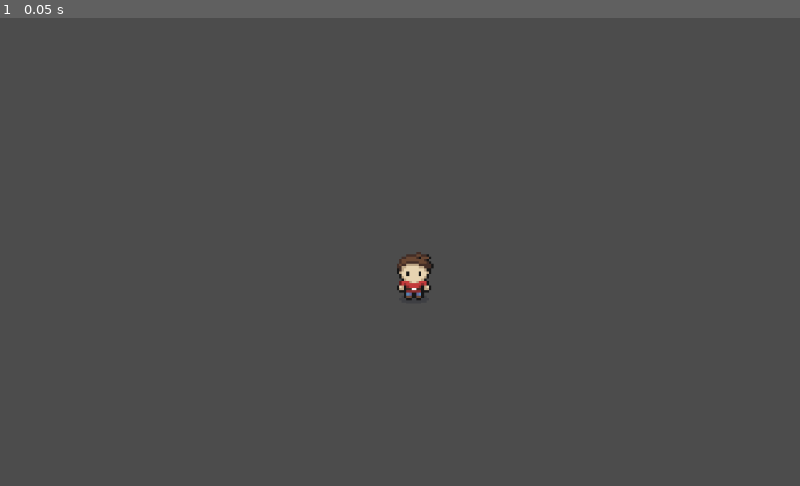
Above: before the commit, frame 1.
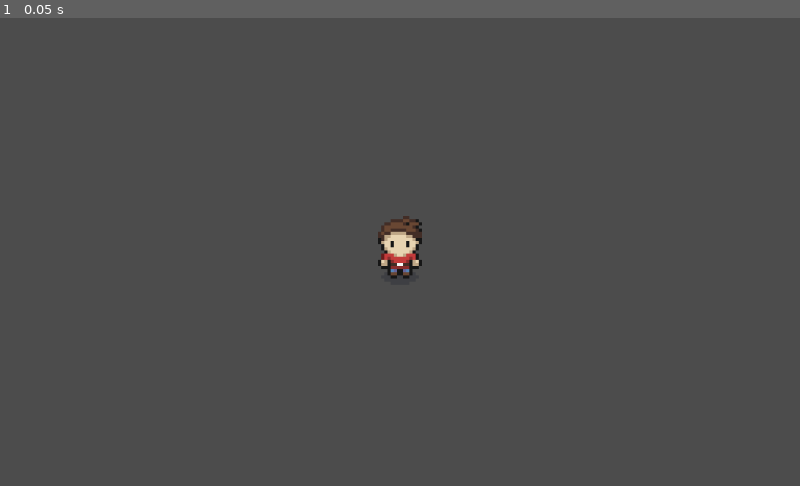
Above: after the commit, the same moment.

Repository: JU-2094/MindClub
Game: Godot game, scene res://Players/Player.tscn
The game is run twice, just before and just after one commit, with the same random seed, the same clock (stepped at 60 frames per second) and the same inputs. The project has no main scene, so this scene is started directly.
Inputs:
- Up to frame 1 (0.05 s): no input

The runs differ from the first frame. In frame 1, 0.8% of the frame differs, in the area x 47-55%, y 42-61%.

Commit message:
swipe improved

Diff:
--- a/Players/Player.tscn
+++ b/Players/Player.tscn
@@ -355,20 +355,19 @@
 [sub_resource type="AnimationNodeStateMachinePlayback" id=64]
 
 [sub_resource type="RectangleShape2D" id=65]
-extents = Vector2( 21.4, 35.25 )
+extents = Vector2( 8.07408, 12.0741 )
 
 [sub_resource type="RectangleShape2D" id=66]
-extents = Vector2( 21.4, 36.2 )
+extents = Vector2( 7.77779, 11.7778 )
 
 [node name="Player" type="KinematicBody2D"]
+scale = Vector2( 4, 4 )
 script = ExtResource( 1 )
 
 [node name="Sprite" type="Sprite" parent="."]
-position = Vector2( 19.475, 30.4 )
-scale = Vector2( 3.16389, 3.09655 )
 texture = ExtResource( 2 )
 region_enabled = true
-region_rect = Rect2( 0.75, 4.25, 15.5, 23.25 )
+region_rect = Rect2( 1, 6, 14, 23 )
 
 [node name="AnimationPlayer" type="AnimationPlayer" parent="Sprite"]
 anims/attack_down = SubResource( 1 )
@@ -392,13 +391,11 @@
 parameters/playback = SubResource( 64 )
 
 [node name="CollisionShape2D" type="CollisionShape2D" parent="."]
-position = Vector2( 21.85, 24.7 )
 shape = SubResource( 65 )
 
 [node name="Area2D" type="Area2D" parent="."]
 
 [node name="CollisionShape2D" type="CollisionShape2D" parent="Area2D"]
-position = Vector2( 20.9, 25.65 )
 shape = SubResource( 66 )
 
 [node name="Camera2D" type="Camera2D" parent="."]
@@ -410,8 +407,6 @@
 
 [node name="SwipeDetector" parent="." instance=ExtResource( 3 )]
 process_method = "Fixed"
-
-[node name="Position2D" type="Position2D" parent="."]
 
 [connection signal="swipe_ended" from="SwipeDetector" to="." method="_on_SwipeDetector_swipe_ended"]
 [connection signal="swipe_failed" from="SwipeDetector" to="." method="_on_SwipeDetector_swipe_failed"]
--- a/scripts/Player.gd
+++ b/scripts/Player.gd
@@ -7,41 +7,57 @@
 var startpoint =  Vector2(0,0)
 var endpoint =  Vector2(0,0)
 var updpoint=  Vector2(0,0)
+var max_x_dash
+var max_y_dash
 var dir
+var direction
+var dir_vector
+var swipe_handler
+var init_time
+var elapsed_time
+var DO_DASH = 40
+var DISTANCE_DASH =  5000
+
+# ToDo List:
+# - Implement dash on the fly:
+#	-- Detect while updating the points, if the dash is the required action instead of waiting for end swipe
+# - Improve swipe_end for the dash
+#   -- Do the animation for sliding, for the moment its teleporting
+
 func _ready():
 	print(self.global_position)
+	swipe_handler = $SwipeDetector
+	init_time = 0
+	elapsed_time = 0
 	pass
 
 func _process(delta):
-	#var dir = dir1
-	if dir == "right":
-		velocity.x += 1
-	if dir == "left":
-		velocity.x -= 1
-	if dir == "up":
-		velocity.y -= 1
-	if dir == "up_right":
-		velocity.y -= 1
-		velocity.x += 1
-	if dir == "up_left":
-		velocity.y -= 1
-		velocity.x -= 1
-	if dir == "down":
-		velocity.y += 1
-	if dir == "down_right":
-		velocity.y += 1
-		velocity.x += 1
-	if dir == "down_left":
-		velocity.y += 1
-		velocity.x -= 1
-	if velocity.length() > 0:
-		velocity = velocity.normalized() * speed
-	move_and_slide(velocity, Vector2(0,0))
+
+	if init_time > 0:
+		elapsed_time += OS.get_ticks_msec() - init_time
+		if elapsed_time > 350:
+			# Check if the position should be modified
+			if updpoint.length() == 0:
+				direction = self.get_global_transform_with_canvas().origin - startpoint
+				direction = - direction.normalized() * speed
+				move_and_slide(direction, Vector2(0,0))
+			elif elapsed_time > 1200:
+				direction = self.get_global_transform_with_canvas().origin - updpoint
+				direction = - direction.normalized() * speed
+				move_and_slide(direction, Vector2(0,0))
+
+		# print('TIME (debug)', elapsed_time)
+		pass
+
+	# move_and_slide(velocity, Vector2(0,0))
 	pass
 
 func _on_SwipeDetector_swipe_started( partial_gesture ):
 	startpoint = partial_gesture.last_point()
-	print("start",startpoint)
+	# print("start",startpoint)
+	init_time = OS.get_ticks_msec()
+	updpoint = Vector2(0,0)
+	endpoint = Vector2(0,0)
 	#self.position=startpoint
 	pass
   #trail.set_position(point)
@@ -49,34 +65,67 @@
 
 func _on_SwipeDetector_swipe_updated( partial_gesture ):
 	updpoint = partial_gesture.last_point()
-	print(updpoint)
+	# print(updpoint)
 	pass
   #trail.set_position(point)
 
 
 func _on_SwipeDetector_swipe_ended( gesture ):
+	print('--Swipe ended--')
 	endpoint = gesture.last_point()
-	print(endpoint)
+	init_time  = 0
+	elapsed_time = 0
+	# print(endpoint)
 	dir = gesture.get_direction()
+	dir_vector = gesture.get_direction_vector().round()
+
+	var delta_x = startpoint.x - endpoint.x
+	var delta_y = startpoint.y - endpoint.y
+
+
+	# ToDo Add code for attack gestures. Only dash is considered
+	# The threshold for doing the dash is 40
+	# This only supports 4 directions (up, down, left, right)
+	if dir_vector.y != 0 and delta_x > DO_DASH:
+		return
+	elif dir_vector.x != 0 and delta_y > DO_DASH:
+		return
+
+	if gesture.get_speed() > 1000 and gesture.get_duration() < 0.2:
+		move_and_slide(dir_vector * DISTANCE_DASH , Vector2(0,0))
+		pass
+
+
 	print("angle:",str(gesture.get_direction_angle()))
-	print("indx",gesture.get_direction_index())
+	print("direction vector:", gesture.get_direction_vector().round())
+	print("indx:",gesture.get_direction_index())
+	print("speed:", gesture.get_speed())
+	print("duration:,", gesture.get_duration())
+
 	pass
 
 
 func _on_SwipeDetector_swiped( gesture ):
-	#dir = gesture.get_direction()
-	print('last ', gesture.last_point())
-	if gesture.last_point()==startpoint:
-		print("papu")
+	#dir = gesture.get_direction()7
+	var curve =gesture.get_curve()
+
+
+	# print('last ', gesture.last_point())
 	pass
 
 
 func _on_SwipeDetector_swipe_failed():
-	print("curr_position",self.position)
-	playerdirection()
+	# print("curr_position",self.position)
+	# print("gesture last point")
+	init_time = 0
+	elapsed_time = 0
+	print('Swipe_failed')
+
+	# playerdirection()
 	pass # Replace with function body.
+
 func playerdirection():
-	#Modificar esto!!!!!!!!!!!!!!!!!!!
+	# Modificar esto!!!!!!!!!!!!!!!!!!!
 	velocity = startpoint - self.get_transform().origin
 	if velocity.length() > 0:
 		velocity = velocity.normalized() * speed
